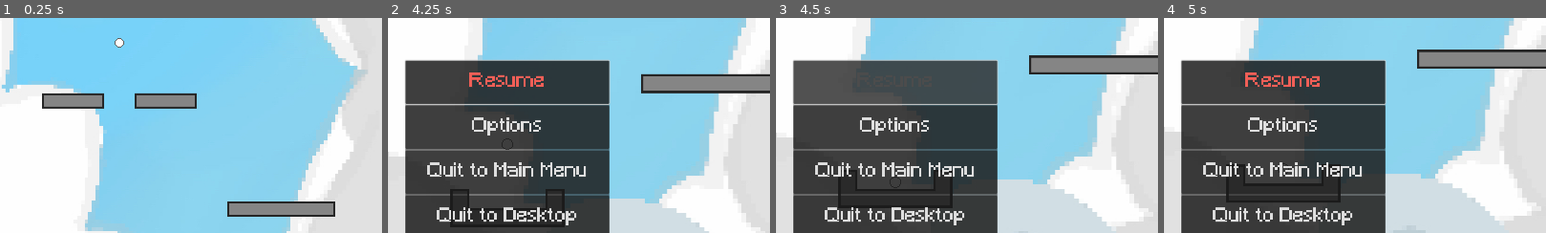
Above: before the commit, frames 1-4 (left to right).
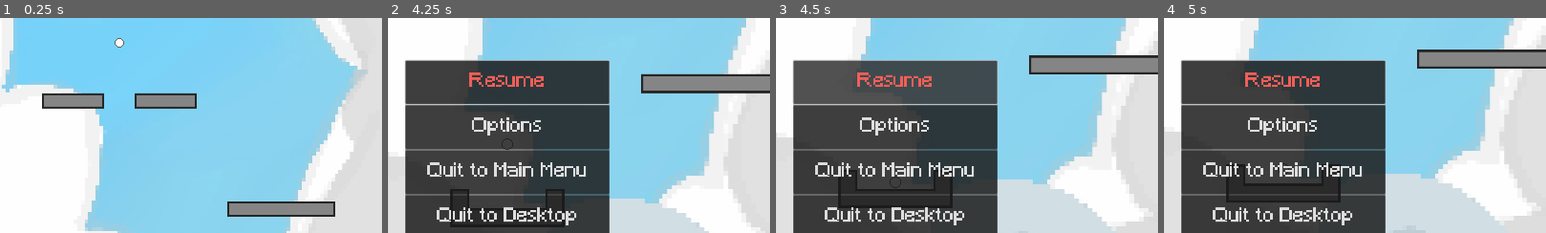
Above: after the commit, the same moments.

Repository: dizmerly/chaoticFootball
Game: Godot game, scene res://scenes/game.tscn
Same seed, same stepped clock (60 frames per second), same inputs: the game is played once before the commit and once after it.
Inputs (mouse positions are % of the whole screen's width and height, from its top left):
- Up to frame 1 (0.25 s): no input
- Up to frame 2 (4.25 s): tap Enter at 0.5 s; move the mouse to (45, 70) at 0.52 s; hold D (right) 0.53-1.25 s; tap F (interact) at 0.6 s; click (45, 70) at 0.67 s; tap Space (jump) at 0.77, 3.77 s; drag from (80, 65) to (45, 70) at 1.27 s; move the mouse to (20, 35) at 2.02 s; hold Left (left) 2.03-2.75 s; tap K at 2.1 s; click (20, 35) at 2.17 s; drag from (55, 50) to (20, 35) at 2.77 s; move the mouse to (35, 25) at 3.52 s; hold Left (left) from 3.53 s (still down); tap Shift (run) at 3.6 s; click (35, 25) at 3.67 s; tap Escape (open_settings) at 4.15 s
- Up to frame 3 (4.5 s): release Left (left) at 4.25 s; drag from (72, 45) to (35, 25) at 4.27 s
- Up to frame 4 (5 s): no input
The pictures show only the part of the screen within x 34-84%, y 20-70%; the shares and areas given below are measured in that part.

Frames 1-2 are identical in both runs. In frame 3, 0.6% of the frame differs, in the area x 21-41%, y 25-32%; in frame 4, nothing differs.

Commit message:
Add brightness controls and improve settings menu focus

Diff:
--- a/chaotic-football/project.godot
+++ b/chaotic-football/project.godot
@@ -37,12 +37,6 @@
 , Object(InputEventKey,"resource_local_to_scene":false,"resource_name":"","device":16,"window_id":0,"alt_pressed":false …(186 unchanged characters)…
 , Object(InputEventKey,"resource_local_to_scene":false,"resource_name":"","device":16,"window_id":0,"alt_pressed":false …(182 unchanged characters)…
 , Object(InputEventJoypadButton,"resource_local_to_scene":false,"resource_name":"","device":-1,"button_index":0,"pressure":0.0,"pressed":true,"script":null)
-]
-}
-ui_cancel={
-"deadzone": 0.5,
-"events": [Object(InputEventKey,"resource_local_to_scene":false,"resource_name":"","device":16,"window_id":0,"alt_pressed":false,"shift_pressed":false,"ctrl_pressed":false,"meta_pressed":false,"pressed":false,"keycode":4194305,"physical_keycode":0,"key_label":0,"unicode":0,"location":0,"echo":false,"script":null)
-, Object(InputEventJoypadButton,"resource_local_to_scene":false,"resource_name":"","device":-1,"button_index":1,"pressure":0.0,"pressed":true,"script":null)
 ]
 }
 left={
--- a/chaotic-football/scenes/game.tscn
+++ b/chaotic-football/scenes/game.tscn
@@ -30,10 +30,11 @@
 
 [sub_resource type="Environment" id="Environment_1kice"]
 background_mode = 3
-ssr_enabled = true
 glow_enabled = true
 glow_intensity = 4.0
 glow_strength = 1.16
+adjustment_enabled = true
+adjustment_brightness = 1.2
 
 [sub_resource type="WorldBoundaryShape2D" id="WorldBoundaryShape2D_yqjtg"]
 
--- a/chaotic-football/scenes/popup_settings_menu.tscn
+++ b/chaotic-football/scenes/popup_settings_menu.tscn
@@ -36,7 +36,7 @@
 layout_mode = 2
 size_flags_vertical = 3
 theme_override_colors/font_focus_color = Color(0.9529412, 0.3764706, 0.34509805, 1)
-theme_override_colors/font_hover_color = Color(0.3019608, 0.3019608, 0.3019608, 1)
+theme_override_colors/font_hover_color = Color(0.9529412, 0.3764706, 0.34509805, 1)
 theme_override_colors/font_hover_pressed_color = Color(0.9529412, 0.3764706, 0.34509805, 1)
 theme_override_fonts/font = ExtResource("1_33ht1")
 theme_override_font_sizes/font_size = 48
--- a/chaotic-football/scenes/settings.tscn
+++ b/chaotic-football/scenes/settings.tscn
@@ -72,8 +72,10 @@
 offset_top = 32.0
 offset_right = 1664.0
 offset_bottom = 48.0
-value = 50.0
-rounded = true
+min_value = 0.8
+max_value = 1.2
+step = 0.05
+value = 1.0
 tick_count = 10
 
 [node name="window_mode_label" type="Label" parent="VBoxContainer" unique_id=222289494]
--- a/chaotic-football/scripts/game.gd
+++ b/chaotic-football/scripts/game.gd
@@ -28,8 +28,10 @@
 #REFERENCES TO OBJECTS IN GAME
 @onready var ball: RigidBody2D = $Map/Ball
 @onready var spawn_point_1: Marker2D = $"Spawn Point 1"
+@onready var spawn_point_2: Marker2D = $"Spawn Point 2"
 
-@onready var spawn_point_2: Marker2D = $"Spawn Point 2"
+#REFERENCE TO WorldEnvironment
+@onready var world_environment: WorldEnvironment = $Map/WorldEnvironment
 
 
 
@@ -39,18 +41,10 @@
 	# Get a list of all controllers currently plugged in right now
 	var connected_rollers = Input.get_connected_joypads()
 
-	#if connected_rollers.size() == 0:
-		## Keep your debug keyboard code
-		#add_player(-1)
-	#else:
-		## Loop through the already connected controllers!
-		#for roller_id in connected_rollers:
-			#pending_devices.append(roller_id)
-			#
-		## Since there are people waiting, show the popup right away!
-		#join_popup.show()
 
-
+	#connect settings
+	SettingsManager.brightness_changed.connect(_on_brightness_changed)
+	_on_brightness_changed(SettingsManager.brightness)
 
 # PLAYER CONNECTION CONTROL
 
@@ -147,3 +141,7 @@
 		pending_devices.erase(controller_id)
 	if pending_devices.is_empty():
 		join_popup.hide()
+
+func _on_brightness_changed(value: float) -> void:
+	# Slider 0–100 becomes a sensible game brightness range.
+	world_environment.environment.adjustment_brightness = value
--- a/chaotic-football/scripts/popup_settings_menu.gd
+++ b/chaotic-football/scripts/popup_settings_menu.gd
@@ -8,6 +8,10 @@
 
 # Called when the node enters the scene tree for the first time.
 func _ready() -> void:
+	for child in $Panel/VBoxContainer.get_children():
+		if child is Button:
+			child.mouse_entered.connect(child.grab_focus)
+
 	settings_menu.hide()
 	popup_panel.hide()
 
--- a/chaotic-football/scripts/settings_manager.gd
+++ b/chaotic-football/scripts/settings_manager.gd
@@ -4,11 +4,15 @@
 const SETTINGS_SECTION := "display_and_audio"
 const MIN_VOLUME := 0
 const MAX_VOLUME := 100
+const MIN_BRIGHTNESS = 0.8
+const MAX_BRIGHTNESS = 1.2
+
 
 # These values match the 0-100 range used by the sliders.
 var master_volume := 50
 var sfx_volume := 50
-var brightness := 50
+var brightness := 1.0
+signal brightness_changed(value: float)
 
 # 0 = fullscreen, 1 = borderless, 2 = windowed.
 # (for option button in settings panel)
@@ -39,7 +43,7 @@
 
 	master_volume = clampi(int(config.get_value(SETTINGS_SECTION, "master_volume", master_volume)), MIN_VOLUME, MAX_VOLUME)
 	sfx_volume = clampi(int(config.get_value(SETTINGS_SECTION, "sfx_volume", sfx_volume)), MIN_VOLUME, MAX_VOLUME)
-	brightness = clampi(int(config.get_value(SETTINGS_SECTION, "brightness", brightness)), MIN_VOLUME, MAX_VOLUME)
+	brightness = float(config.get_value(SETTINGS_SECTION, "brightness", brightness))
 	window_mode = clampi(int(config.get_value(SETTINGS_SECTION, "window_mode", window_mode)), 0, 2)
 	apply_settings()
 
@@ -54,9 +58,11 @@
 	save_settings()
 
 func set_brightness(value: float) -> void:
-	brightness = clampi(roundi(value), MIN_VOLUME, MAX_VOLUME)
+#	for the sake of simplicity since min and max volume is just 0, 100
+#	I can just use those variables here.
+	brightness = value
 	# Brightness is persisted now. Apply it from the eventual display shader or
-	# CanvasModulate node, since Godot does not provide a global 2D brightness setting.
+	brightness_changed.emit(brightness)
 	save_settings()
 
 func set_window_mode(value: int) -> void:
